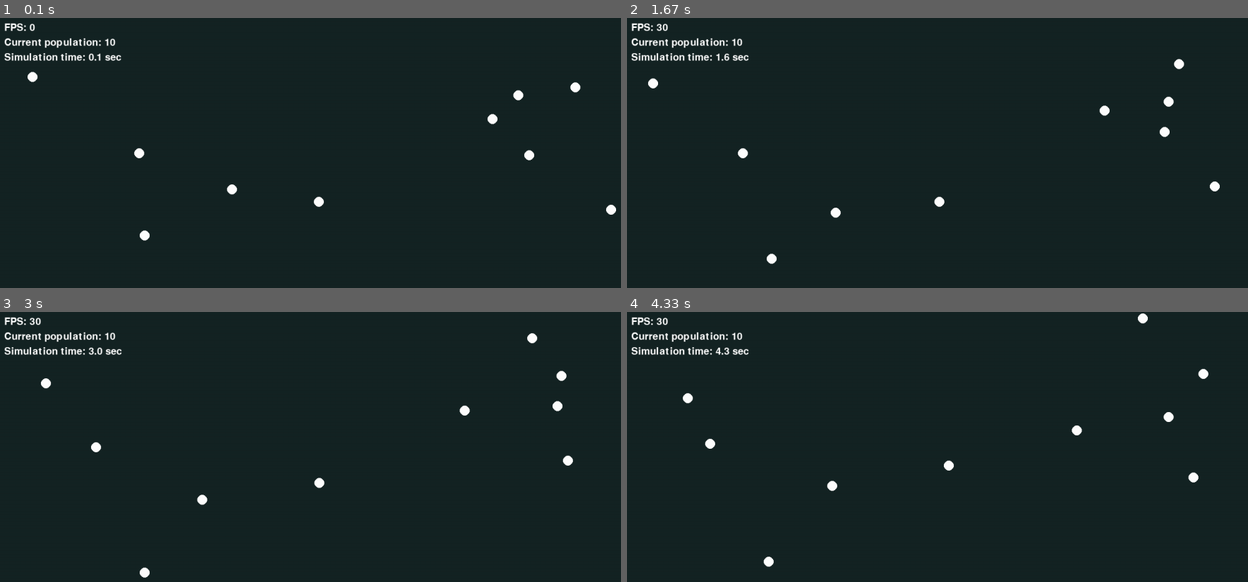
Above: before the commit, frames 1-4 (two rows, left to right).
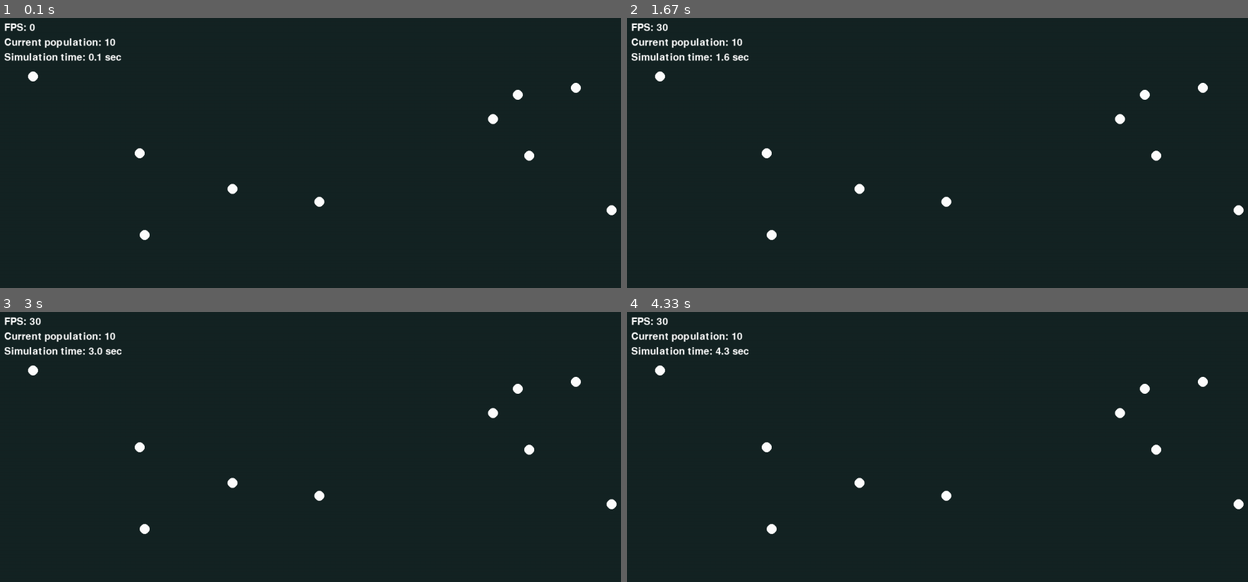
Above: after the commit, the same moments.

Repository: darceno/lifebox-simulator
Game: pygame game, started from src/main.py
Two runs of this game, one before a commit and one after it. Both use one fixed random seed, a clock stepped at 60 frames per second and the inputs below.
Inputs:
- Up to frame 1 (0.1 s): no input
- Up to frame 2 (1.67 s): no input
- Up to frame 3 (3 s): no input
- Up to frame 4 (4.33 s): no input

The runs differ from the first frame. In frame 1, 0.2% of the frame differs, in the area x 4-100%, y 19-83%; in frame 2, 1.0%; in frame 3, 1.0%, in the area x 4-100%, y 7-99%; in frame 4, 1.0%.

Commit message:
Only organisms with the 'MM' gene can move

Diff:
--- a/src/main.py
+++ b/src/main.py
@@ -107,11 +107,12 @@
         self.energy_conversion()
 
     def genetic_abilities(self):
-        self.move()
         if "CR" in self.genome:
             self.cellular_respiration()
         if "RA" in self.genome:
            self.asexual_reproduction()
+        if "MM" in self.genome:
+            self.move()
 
     def collision_abilities(self, organism2):
         pass
